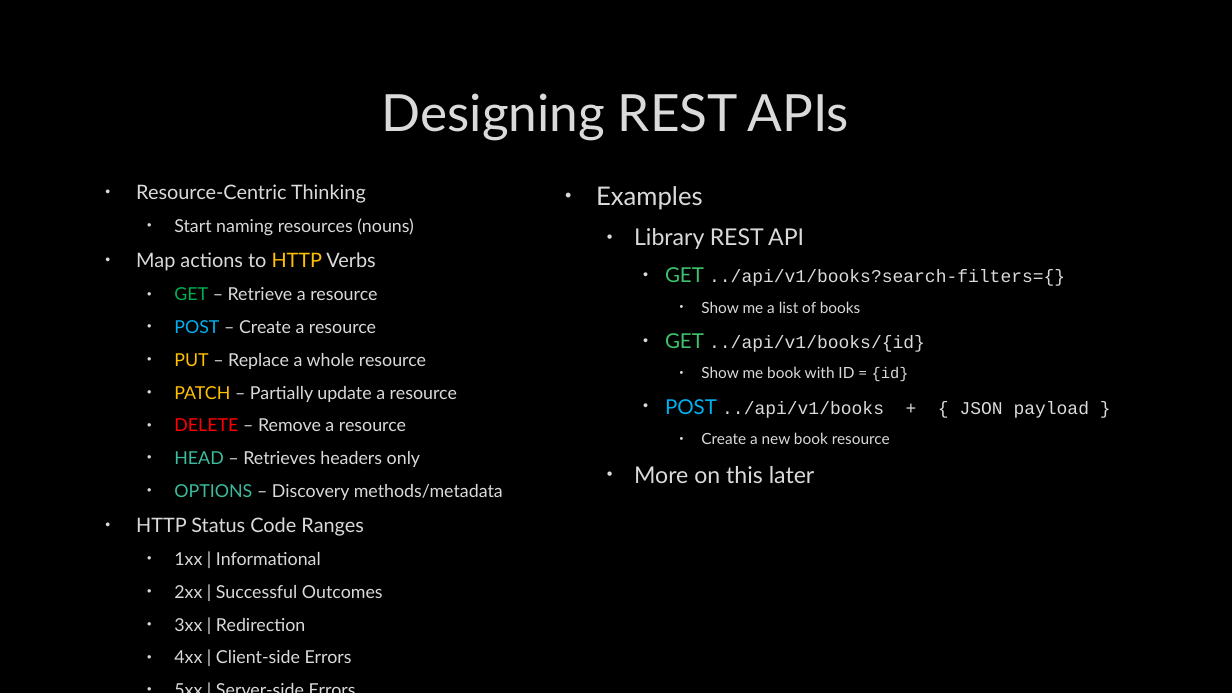
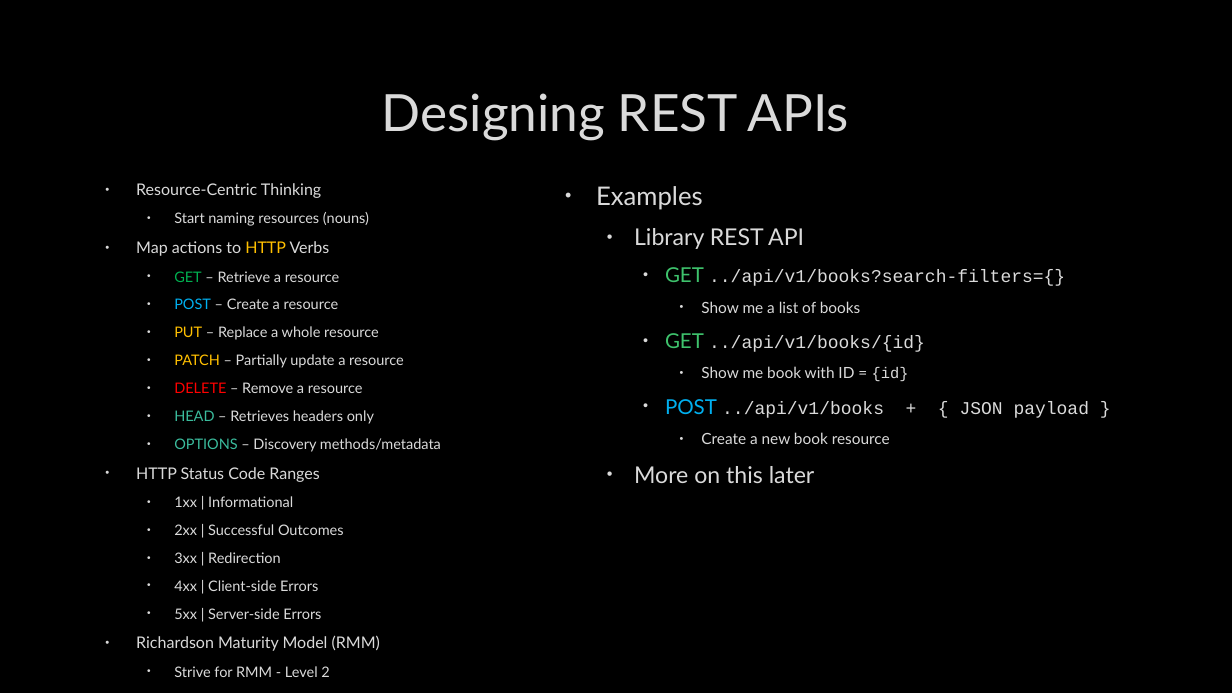
Before and after one commit to SheetMetalConnect/api-workshop, a slide deck: slide 12 of zzz-additional-documentation/Rest-Api-Design-Build-Run-Day-1.pptx. Drawn at 1232x693 pixels with LibreOffice and Linux fonts; fonts in the diff are those of the drawing; background and template pictures are left out. Boxes give left, top, right and bottom in pixels: in the first picture for what was removed or moved away, otherwise in the second. Text is boxed around its words. In the diff, an @@ line names an element or a change of style, - is before the commit and + after.

```diff
--- a/zzz-additional-documentation/Rest-Api-Design-Build-Run-Day-1.pptx
+++ b/zzz-additional-documentation/Rest-Api-Design-Build-Run-Day-1.pptx
@@ text at bbox=[136, 183, 441, 619]: size 15.5 to 12.5 pt in "Resource-Centric Thinking", "Map actions to HTTP Verbs", "HTTP Status Code Ranges"; size 13.9 to 11.2 pt in "Start naming resources (nouns)", "GET – Retrieve a resource", "POST – Create a resource", "PUT – Replace a whole resource" and 9 more places @@
@@ text at bbox=[136, 635, 380, 651]: paragraphs added @@
+• Richardson Maturity Model (RMM)
+  • Strive for RMM - Level 2
```
Also in this commit, not shown: 2 other slides changed, 1 other file.
